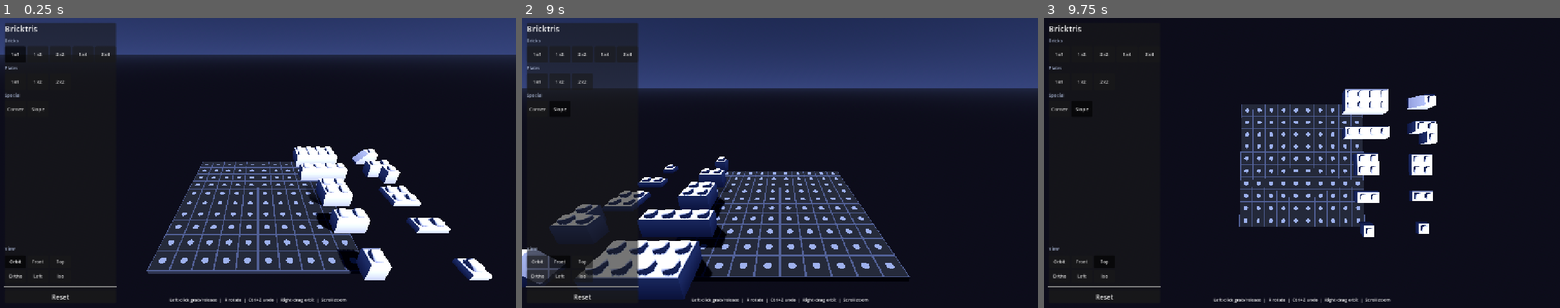
Above: before the commit, frames 1-3 (left to right).
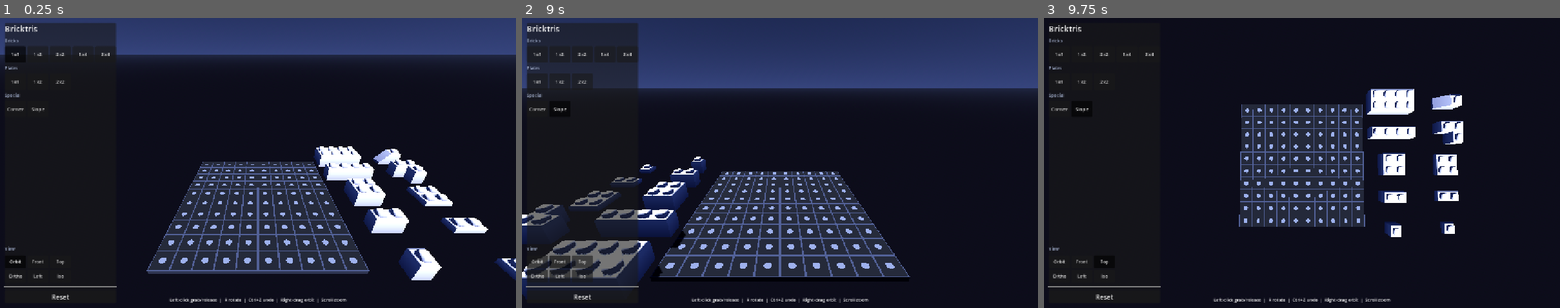
Above: after the commit, the same moments.

Repository: ZacharyEllison/games
Game: Godot game, scene res://scenes/main.tscn
Two runs of this game, one before a commit and one after it. Both use one fixed random seed, a clock stepped at 60 frames per second and the inputs below.
Inputs:
- Up to frame 1 (0.25 s): no input
- Up to frame 2 (9 s): click "1x1" at 0.5 s; click "1x2" at 1.25 s; click "2x2" at 2 s; click "1x4" at 2.75 s; click "2x4" at 3.5 s; click "1x1" at 4.25 s; click "1x2" at 5 s; click "2x2" at 5.75 s; click "Corner" at 6.5 s; click "Slope" at 7.25 s; click "Orbit" at 8 s; click "Front" at 8.75 s
- Up to frame 3 (9.75 s): click "Top" at 9.5 s

The runs differ from the first frame. In frame 1, 8.1% of the frame differs, in the area x 56-100%, y 44-91%; in frame 2, 8.8%, in the area x 0-41%, y 47-98%; in frame 3, 5.3%.

Commit message:
Fix Bricktris palette spacing, stacking snap, and ghost grabs.
Offset the palette two studs from the grid edge, correct multi-stud snap and footprint indexing for bridging stacks, keep failed placements in hand, wire PlacementPreview through the scene tree, and refresh the web export.

Diff:
--- a/bricktris/scenes/main.tscn
+++ b/bricktris/scenes/main.tscn
@@ -1,7 +1,8 @@
-[gd_scene load_steps=6 format=3]
+[gd_scene load_steps=7 format=3]
 
 [ext_resource type="Script" uid="uid://dtiu7o5j21xqe" path="res://scripts/main.gd" id="1"]
 [ext_resource type="Script" uid="uid://d2o6pmxqd7522" path="res://scripts/brick_palette.gd" id="4"]
+[ext_resource type="Script" uid="uid://cj6kgka3wjqcj" path="res://scripts/placement_preview.gd" id="5"]
 [ext_resource type="PackedScene" path="res://scenes/desk.tscn" id="2"]
 [ext_resource type="PackedScene" path="res://scenes/hud.tscn" id="3"]
 
@@ -68,6 +69,9 @@
 position = Vector3(0, 1.0, -0.45)
 script = ExtResource("4")
 
+[node name="PlacementPreview" type="Node3D" parent="."]
+script = ExtResource("5")
+
 [node name="Desk" parent="." instance=ExtResource("2")]
 
 [node name="Bricks" type="Node3D" parent="."]
--- a/bricktris/scripts/build_layout.gd
+++ b/bricktris/scripts/build_layout.gd
@@ -17,7 +17,7 @@
 const DESK_TOP_Y := 0.8
 const SEATED_CAM_Z := 0.3
 const DESK_NEAR_MARGIN := STUD_PITCH * 5.0
-const VR_PALETTE_GAP := 0.0
+const VR_PALETTE_GAP := STUD_PITCH * 2.0
 const VR_PALETTE_LIFT := DESK_TOP_EPS
 
 const PALETTE_X_SPACING := STUD_PITCH * 4.5
--- a/bricktris/scripts/grid_snapper.gd
+++ b/bricktris/scripts/grid_snapper.gd
@@ -43,9 +43,15 @@
 static func _stud_cell(rel: float) -> int:
 	return int(round(rel - 0.5))
 
-static func _min_stud_index(rel: float, _stud_count: int) -> int:
-	# Anchor the clicked stud column/row as the footprint minimum.
-	return _stud_cell(rel)
+static func _min_stud_index(rel: float, stud_count: int) -> int:
+	if stud_count <= 1:
+		return _stud_cell(rel)
+	# Keep the clicked stud inside the footprint; extend leftward when bridging stacks.
+	var clicked := _stud_cell(rel)
+	return clampi(clicked - stud_count + 1, 0, BuildLayout.DESK_STUDS - stud_count)
+
+static func _min_index_from_center(rel: float, stud_count: int) -> int:
+	return int(round(rel - stud_count * 0.5))
 
 static func _axis_center(origin: float, min_ix: int, stud_count: int) -> float:
 	return origin + (min_ix + stud_count * 0.5) * BuildLayout.STUD_PITCH
@@ -65,8 +71,8 @@
 	var pitch := BuildLayout.STUD_PITCH
 	var rel_x := (center_xz.x - grid_origin_xz.x) / pitch
 	var rel_z := (center_xz.y - grid_origin_xz.y) / pitch
-	var min_ix := _min_stud_index(rel_x, studs.x)
-	var min_iz := _min_stud_index(rel_z, studs.y)
+	var min_ix := _min_index_from_center(rel_x, studs.x)
+	var min_iz := _min_index_from_center(rel_z, studs.y)
 	var cells: Array[Vector2i] = []
 	for ix in studs.x:
 		for iz in studs.y:
--- a/bricktris/scripts/main.gd
+++ b/bricktris/scripts/main.gd
@@ -39,8 +39,7 @@
 var _cam_preset := DesktopCamera.Preset.ORBIT
 var _cam_orbit_drag := false
 
-var _placement_preview: PlacementPreview
-
+@onready var _placement_preview: Node3D = $PlacementPreview
 @onready var right_hand: XRController3D = $XROrigin3D/RightHand
 @onready var right_hand_mesh: MeshInstance3D = $XROrigin3D/RightHand/RightHandMesh
 @onready var cam: XRCamera3D = $XROrigin3D/XRCamera3D
@@ -65,8 +64,6 @@
 	hud.view_preset_selected.connect(_on_desktop_view_preset)
 	_set_hand_mesh_visible(false)
 	brick_palette.show()
-	_placement_preview = PlacementPreview.new()
-	add_child(_placement_preview)
 	_init_desktop_camera()
 	_init_webxr()
 
@@ -220,14 +217,19 @@
 	held_brick = scene.instantiate()
 	bricks_container.add_child(held_brick)
 	_held_rot_steps = 0
-	(held_brick as Brick).set_held(true)
+	var brick := held_brick as Brick
+	brick.set_placed(type, 0)
+	brick.set_held(true)
 
 func _grab_placed_brick(brick: Brick) -> void:
+	if brick.brick_type.is_empty():
+		return
 	_grabbed_type = brick.brick_type
 	_held_rot_steps = brick.rot_steps
 	held_brick = brick
-	_placed_bricks.erase(brick)
-	_rebuild_grid()
+	if _placed_bricks.has(brick):
+		_placed_bricks.erase(brick)
+		_rebuild_grid()
 	(brick as Brick).set_held(true)
 
 func _nearest_placed_brick(hand_pos: Vector3) -> Brick:
@@ -241,6 +243,17 @@
 		if d < best_dist:
 			best_dist = d
 			best = brick
+	for node in bricks_container.get_children():
+		if not is_instance_valid(node) or not node is Brick:
+			continue
+		var brick := node as Brick
+		if brick == held_brick or brick.is_thrown or _placed_bricks.has(brick):
+			continue
+		if not brick.brick_type.is_empty():
+			var d: float = brick.global_position.distance_to(hand_pos)
+			if d < best_dist:
+				best_dist = d
+				best = brick
 	return best
 
 func _vr_release_brick() -> void:
@@ -257,12 +270,9 @@
 	var rot_y := _held_rot_y()
 	var p: Dictionary = BuildGrid.placement(_grabbed_type, hit, rot_y)
 	if p.is_empty():
-		held_brick = null
 		_clear_placement_preview()
 		return
 	_finalize_placement(held_brick as Brick, _grabbed_type, rot_y, p)
-	held_brick = null
-	_clear_placement_preview()
 
 func _clear_placement_preview() -> void:
 	if _placement_preview:
@@ -496,6 +506,8 @@
 	brick.set_ghost(false)
 	BuildGrid.register_placed(type, p["position"], p["rot_steps"])
 	_placed_bricks.append(brick)
+	held_brick = null
+	_clear_placement_preview()
 	AudioManager.play_place()
 
 func _desktop_undo() -> void:
Not shown, changed: bricktris/scripts/build_grid.gd.uid
Not shown, changed: bricktris/index.html
Not shown, changed: bricktris/index.pck
